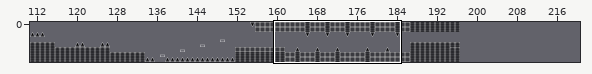
An edit to a level. Tiled map (JSON), tiles/shit.tmj. The picture above shows the old version from afar; the outline marks the close-up.
Close-up. Before:
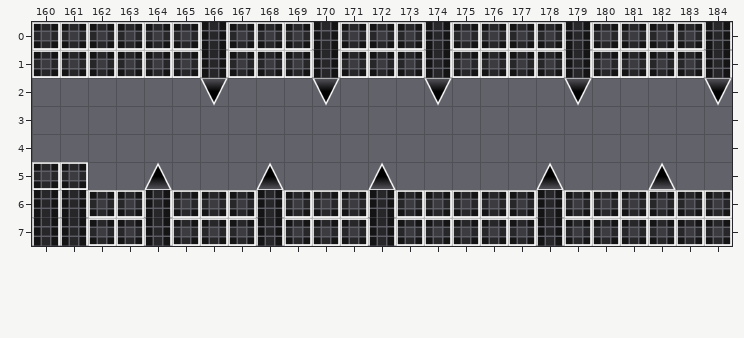
Cells are 128x128 px. Shown: x 160..184, y 0..7. The commit also changed other parts of the map, which this record leaves out.
After the commit:
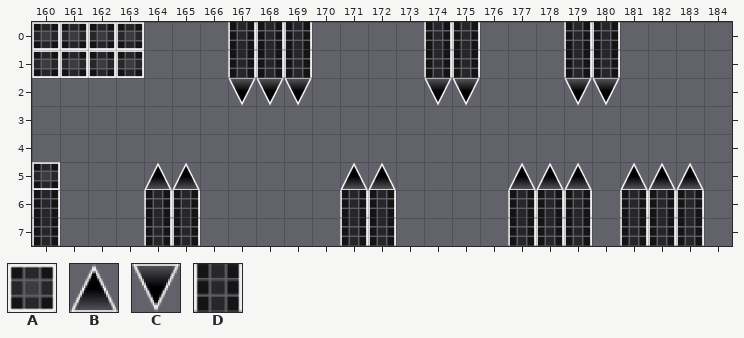
Key: from "dime": A 0; from "lonbu": B 0, C 0 flipped up-down; from "meode": D 0.
_ is an empty cell.
Tiles replaced or removed in this view: A, B, C, D.
See-through tiles are keyed as they look on the map.
Difference:
Changed rows in their new state; . is an unchanged cell.
Layer "Tile Layer 1":
first column x 161:
0 ...___DDD____.D___.D____
1 ...___DDD____.D___.D____
2 ....._CCC_....C....C..._
5 _...B.._..B.....B.B.B.B.
6 ___.D_____D.____D.D_DDD_
7 ___.D_____D.____D.D_DDD_
Pixel boxes of the changes (left, top, right, bottom) in both close-ups:
changed: (144, 22, 424, 106)
changed: (452, 22, 564, 106)
changed: (592, 22, 732, 106)
removed: (60, 162, 144, 246)
changed: (172, 162, 368, 246)
changed: (396, 162, 536, 246)
changed: (564, 162, 732, 246)
